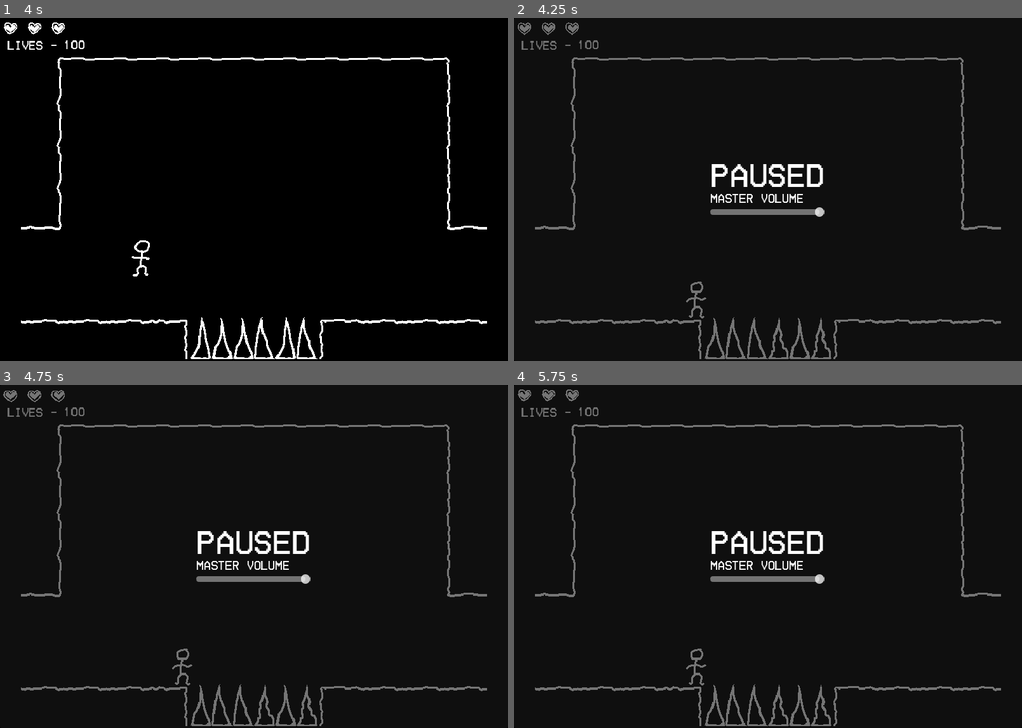
Above: before the commit, frames 1-4 (two rows, left to right).
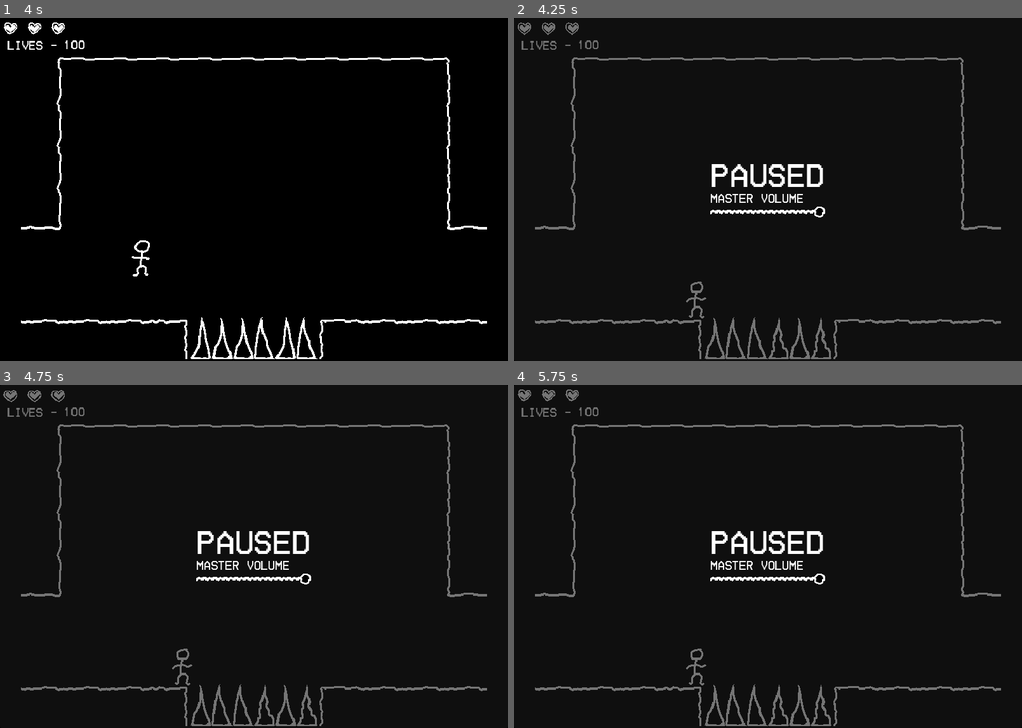
Above: after the commit, the same moments.

Repository: zombietfk/godot.games.bobs-platform-adventure
Game: Godot game, scene res://main.tscn
The game is run twice, just before and just after one commit, with the same random seed, the same clock (stepped at 60 frames per second) and the same inputs. This scene is started directly instead of the project's main scene.
Inputs:
- Up to frame 1 (4 s): tap Enter (interaction) at 0.5, 2.1 s; hold Down (aim_down) 0.53-1.28 s; hold Right (move_right) 0.53-2.03 s; tap Space (jump) at 0.77, 1.07, 1.52, 1.82, 3.02, 3.32, 3.77 s; tap Up (aim_up) at 1.35 s; hold Left (move_left) 2.03-2.78 s; hold Right (move_right) from 2.78 s (still down); tap Down (aim_down) at 2.85 s; hold Up (aim_up) from 3.53 s (still down)
- Up to frame 2 (4.25 s): keep holding Right (move_right); keep holding Up (aim_up); tap Space (jump) at 4.07 s; tap P (pause_game) at 4.15 s
- Up to frame 3 (4.75 s): release Right (move_right) at 4.28 s; release Up (aim_up) at 4.28 s; hold Left (move_left) from 4.28 s (still down); tap Enter (interaction) at 4.35 s; tap Space (jump) at 4.52 s
- Up to frame 4 (5.75 s): tap Space (jump) at 4.82 s; release Left (move_left) at 5.03 s; hold Right (move_right) from 5.03 s (still down); hold Down (aim_down) from 5.03 s (still down)

Frame 1 is identical in both runs. In frame 2, 0.4% of the frame differs, in the area x 38-62%, y 55-59%; in frame 3, 0.4%; in frame 4, 0.4%.

Commit message:
UI updates

Diff:
--- a/main.gd
+++ b/main.gd
@@ -85,6 +85,7 @@
 
 func _process(_delta: float) -> void:
 	if Input.is_action_just_pressed("pause_game"):
+		print('Thinking...');
 		$GameUI/UI/PauseUI.visible = !$GameUI/UI/PauseUI.visible;
 		get_tree().paused = !get_tree().paused;
 		Main.instance.music.stream_paused = !Main.instance.music.stream_paused;
--- a/main.tscn
+++ b/main.tscn
@@ -13,7 +13,7 @@
 [ext_resource type="Texture2D" uid="uid://dh2t3yqy7jnph" path="res://ui/face_smile.png" id="6_272bh"]
 [ext_resource type="Texture2D" uid="uid://csbgstbk3iit4" path="res://ui/circular_circle.png" id="7_5vw27"]
 [ext_resource type="Script" uid="uid://dhwpen6bnogod" path="res://ui/cheats_ui_warp_level.gd" id="9_4c57u"]
-[ext_resource type="Script" uid="uid://vmi8mua4h0y1" path="res://ui/master_volume_controller.gd" id="13_w48qg"]
+[ext_resource type="PackedScene" uid="uid://fxtkyrhbeyuk" path="res://ui/master_volume_controller.tscn" id="13_w48qg"]
 
 [sub_resource type="LabelSettings" id="LabelSettings_ycdy4"]
 font = ExtResource("4_dg77c")
@@ -229,15 +229,10 @@
 text = "Master Volume"
 label_settings = SubResource("LabelSettings_glbon")
 
-[node name="MasterVolumeController" type="HBoxContainer" parent="GameUI/UI/PauseUI/CenterContainer/VBoxContainer" unique_id=1303257056]
-layout_mode = 2
-
-[node name="HSlider" type="HSlider" parent="GameUI/UI/PauseUI/CenterContainer/VBoxContainer/MasterVolumeController" unique_id=459014070]
-layout_mode = 2
-size_flags_horizontal = 3
-size_flags_vertical = 1
-value = 75.0
-script = ExtResource("13_w48qg")
+[node name="MasterVolumeController2" parent="GameUI/UI/PauseUI/CenterContainer/VBoxContainer" unique_id=230420215 instance=ExtResource("13_w48qg")]
+layout_mode = 2
+
+[node name="HSlider" parent="GameUI/UI/PauseUI/CenterContainer/VBoxContainer/MasterVolumeController2" index="0" unique_id=459014070]
 use_current_master_volume = true
 
 [node name="Player" parent="." unique_id=389177389 node_paths=PackedStringArray("camera", "player_heath_ui", "lives_count_label_ui") instance=ExtResource("1_0xm2m")]
@@ -259,4 +254,5 @@
 [connection signal="pressed" from="GameUI/UI/CheatBox/PlayerDifficultyUI/EasyMode" to="GameUI/UI/CheatBox/PlayerDifficultyUI" method="_on_easy_mode_pressed"]
 [connection signal="pressed" from="GameUI/UI/CheatBox/PlayerDifficultyUI/NormalMode" to="GameUI/UI/CheatBox/PlayerDifficultyUI" method="_on_normal_mode_pressed"]
 [connection signal="pressed" from="GameUI/UI/CheatBox/PlayerDifficultyUI/HardMode" to="GameUI/UI/CheatBox/PlayerDifficultyUI" method="_on_hard_mode_pressed"]
-[connection signal="changed" from="GameUI/UI/PauseUI/CenterContainer/VBoxContainer/MasterVolumeController/HSlider" to="GameUI/UI/PauseUI/CenterContainer/VBoxContainer/MasterVolumeController/HSlider" method="_value_changed"]
+
+[editable path="GameUI/UI/PauseUI/CenterContainer/VBoxContainer/MasterVolumeController2"]
--- a/main_menu.tscn
+++ b/main_menu.tscn
@@ -3,8 +3,11 @@
 [ext_resource type="FontFile" uid="uid://bl5u1y53d40ig" path="res://ui/HomeVideo-BLG6G.ttf" id="1_06t4h"]
 [ext_resource type="Script" uid="uid://buko0op3ok08h" path="res://main_menu.gd" id="1_fu7sn"]
 [ext_resource type="Texture2D" uid="uid://bo7vwjgkdvcgm" path="res://player/bob_sprite.png" id="2_7vrkn"]
-[ext_resource type="PackedScene" uid="uid://fxtkyrhbeyuk" path="res://ui/master_volume_controller.tscn" id="4_glbon"]
+[ext_resource type="Texture2D" uid="uid://dnyb0oceqt3sf" path="res://ui/slider_grabber.png" id="4_8qtwp"]
 [ext_resource type="AudioStream" uid="uid://be6xey68t1ytg" path="res://menu_music.mp3" id="4_jix8l"]
+[ext_resource type="Texture2D" uid="uid://mdc6a3orbcju" path="res://ui/slider_bar.png" id="5_dy7ct"]
+[ext_resource type="Texture2D" uid="uid://drnm4va3uegtk" path="res://ui/button_9_slice.png" id="5_nlkkf"]
+[ext_resource type="Script" uid="uid://vmi8mua4h0y1" path="res://ui/master_volume_controller.gd" id="6_0o4t1"]
 
 [sub_resource type="LabelSettings" id="LabelSettings_fu7sn"]
 font = ExtResource("1_06t4h")
@@ -13,9 +16,30 @@
 font = ExtResource("1_06t4h")
 font_size = 32
 
+[sub_resource type="LabelSettings" id="LabelSettings_glbon"]
+font = ExtResource("1_06t4h")
+font_size = 18
+
+[sub_resource type="StyleBoxTexture" id="StyleBoxTexture_f8mfy"]
+content_margin_top = 8.0
+content_margin_bottom = 8.0
+texture = ExtResource("5_dy7ct")
+axis_stretch_horizontal = 1
+
+[sub_resource type="StyleBoxEmpty" id="StyleBoxEmpty_n45oj"]
+
+[sub_resource type="StyleBoxEmpty" id="StyleBoxEmpty_eiiss"]
+
 [sub_resource type="Theme" id="Theme_06t4h"]
 default_font = ExtResource("1_06t4h")
 default_font_size = 32
+
+[sub_resource type="StyleBoxTexture" id="StyleBoxTexture_qe12f"]
+texture = ExtResource("5_nlkkf")
+texture_margin_left = 32.0
+texture_margin_top = 12.0
+texture_margin_right = 32.0
+texture_margin_bottom = 12.0
 
 [node name="MainMenu" type="Node2D" unique_id=934825764]
 script = ExtResource("1_fu7sn")
@@ -39,7 +63,7 @@
 offset_top = -15.0
 offset_right = 125.0
 grow_vertical = 0
-text = "version 0.1.2"
+text = "version 0.1.2a"
 label_settings = SubResource("LabelSettings_fu7sn")
 
 [node name="CenterContainer" type="CenterContainer" parent="CanvasLayer/Control" unique_id=1062002665]
@@ -66,12 +90,35 @@
 text = "BOB'S BIG AVENTURE!"
 label_settings = SubResource("LabelSettings_7vrkn")
 
-[node name="MasterVolumeController" parent="CanvasLayer/Control/CenterContainer/VBoxContainer" unique_id=1303257056 instance=ExtResource("4_glbon")]
+[node name="MasterVolumeController" type="HBoxContainer" parent="CanvasLayer/Control/CenterContainer/VBoxContainer" unique_id=1303257056]
 layout_mode = 2
+
+[node name="Label" type="Label" parent="CanvasLayer/Control/CenterContainer/VBoxContainer/MasterVolumeController" unique_id=1603914658]
+layout_mode = 2
+text = "Master Volume"
+label_settings = SubResource("LabelSettings_glbon")
+
+[node name="HSlider" type="HSlider" parent="CanvasLayer/Control/CenterContainer/VBoxContainer/MasterVolumeController" unique_id=459014070]
+layout_mode = 2
+size_flags_horizontal = 3
+size_flags_vertical = 1
+theme_override_icons/grabber = ExtResource("4_8qtwp")
+theme_override_icons/grabber_highlight = ExtResource("4_8qtwp")
+theme_override_icons/grabber_disabled = ExtResource("4_8qtwp")
+theme_override_styles/slider = SubResource("StyleBoxTexture_f8mfy")
+theme_override_styles/grabber_area = SubResource("StyleBoxEmpty_n45oj")
+theme_override_styles/grabber_area_highlight = SubResource("StyleBoxEmpty_eiiss")
+value = 50.0
+script = ExtResource("6_0o4t1")
 
 [node name="Button" type="Button" parent="CanvasLayer/Control/CenterContainer/VBoxContainer" unique_id=1303368107]
 layout_mode = 2
 theme = SubResource("Theme_06t4h")
+theme_override_styles/normal = SubResource("StyleBoxTexture_qe12f")
+theme_override_styles/pressed = SubResource("StyleBoxTexture_qe12f")
+theme_override_styles/hover = SubResource("StyleBoxTexture_qe12f")
+theme_override_styles/disabled = SubResource("StyleBoxTexture_qe12f")
+theme_override_styles/focus = SubResource("StyleBoxTexture_qe12f")
 text = "Start!"
 
 [node name="AudioStreamPlayer" type="AudioStreamPlayer" parent="." unique_id=2002043816]
@@ -79,4 +126,5 @@
 autoplay = true
 parameters/looping = true
 
+[connection signal="changed" from="CanvasLayer/Control/CenterContainer/VBoxContainer/MasterVolumeController/HSlider" to="CanvasLayer/Control/CenterContainer/VBoxContainer/MasterVolumeController/HSlider" method="_value_changed"]
 [connection signal="pressed" from="CanvasLayer/Control/CenterContainer/VBoxContainer/Button" to="." method="_begin_game"]
--- a/project_time_traker.json
+++ b/project_time_traker.json
@@ -1,9 +1,9 @@
 {
-  "2D": 73508.6478137969,
+  "2D": 75270.8980929851,
   "AFK": 530.968808412552,
   "AssetLib": 818.369792461395,
-  "Editor": 521101.969501734,
-  "External": 365866.85464263,
-  "Game": 39246.9205162526,
-  "Script": 41661.1767365933
+  "Editor": 537760.309215308,
+  "External": 380477.924708606,
+  "Game": 39445.6100366116,
+  "Script": 41747.5065846444
 }
--- a/ui/master_volume_controller.tscn
+++ b/ui/master_volume_controller.tscn
@@ -1,23 +1,33 @@
 [gd_scene format=3 uid="uid://fxtkyrhbeyuk"]
 
-[ext_resource type="FontFile" uid="uid://bl5u1y53d40ig" path="res://ui/HomeVideo-BLG6G.ttf" id="1_skyfm"]
+[ext_resource type="Texture2D" uid="uid://dnyb0oceqt3sf" path="res://ui/slider_grabber.png" id="2_eiiss"]
 [ext_resource type="Script" uid="uid://vmi8mua4h0y1" path="res://ui/master_volume_controller.gd" id="2_f8mfy"]
+[ext_resource type="Texture2D" uid="uid://mdc6a3orbcju" path="res://ui/slider_bar.png" id="2_n45oj"]
 
-[sub_resource type="LabelSettings" id="LabelSettings_glbon"]
-font = ExtResource("1_skyfm")
-font_size = 18
+[sub_resource type="StyleBoxTexture" id="StyleBoxTexture_f8mfy"]
+content_margin_top = 8.0
+content_margin_bottom = 8.0
+texture = ExtResource("2_n45oj")
+axis_stretch_horizontal = 1
+
+[sub_resource type="StyleBoxEmpty" id="StyleBoxEmpty_n45oj"]
+
+[sub_resource type="StyleBoxEmpty" id="StyleBoxEmpty_eiiss"]
 
 [node name="MasterVolumeController" type="HBoxContainer" unique_id=1303257056]
-
-[node name="Label" type="Label" parent="." unique_id=569734307]
-layout_mode = 2
-text = "Master Volume"
-label_settings = SubResource("LabelSettings_glbon")
+offset_right = 384.0
+offset_bottom = 17.0
 
 [node name="HSlider" type="HSlider" parent="." unique_id=459014070]
 layout_mode = 2
 size_flags_horizontal = 3
 size_flags_vertical = 1
+theme_override_icons/grabber = ExtResource("2_eiiss")
+theme_override_icons/grabber_highlight = ExtResource("2_eiiss")
+theme_override_icons/grabber_disabled = ExtResource("2_eiiss")
+theme_override_styles/slider = SubResource("StyleBoxTexture_f8mfy")
+theme_override_styles/grabber_area = SubResource("StyleBoxEmpty_n45oj")
+theme_override_styles/grabber_area_highlight = SubResource("StyleBoxEmpty_eiiss")
 value = 50.0
 script = ExtResource("2_f8mfy")
 
Binary file added: ui/button_9_slice.png
Not shown, added: ui/button_9_slice.png.import
Binary file added: ui/slider_bar.png
Not shown, added: ui/slider_bar.png.import
Binary file added: ui/slider_grabber.png
Not shown, added: ui/slider_grabber.png.import
